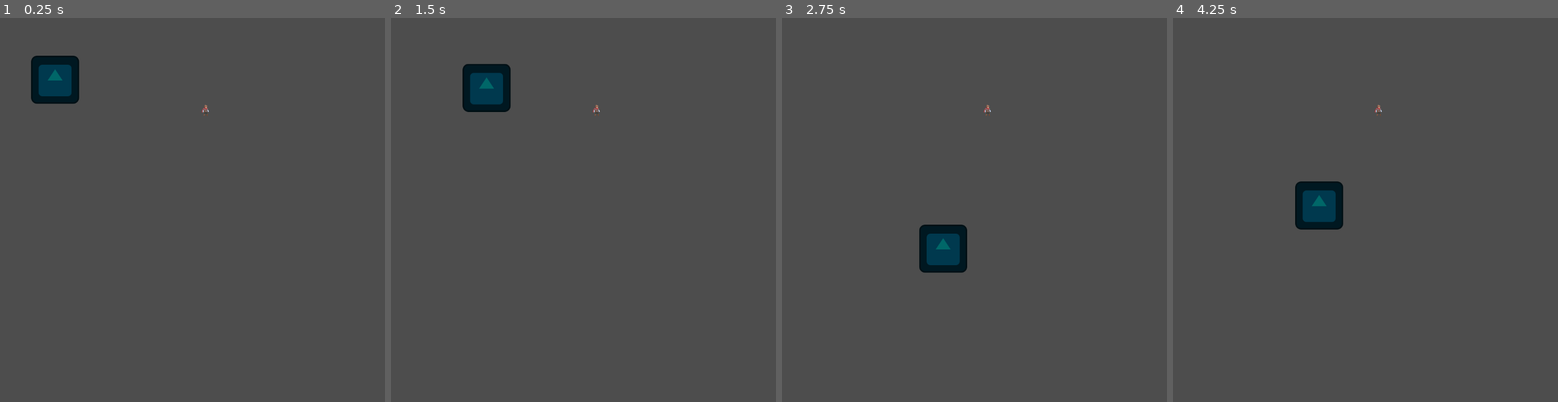
Above: before the commit, frames 1-4 (left to right).
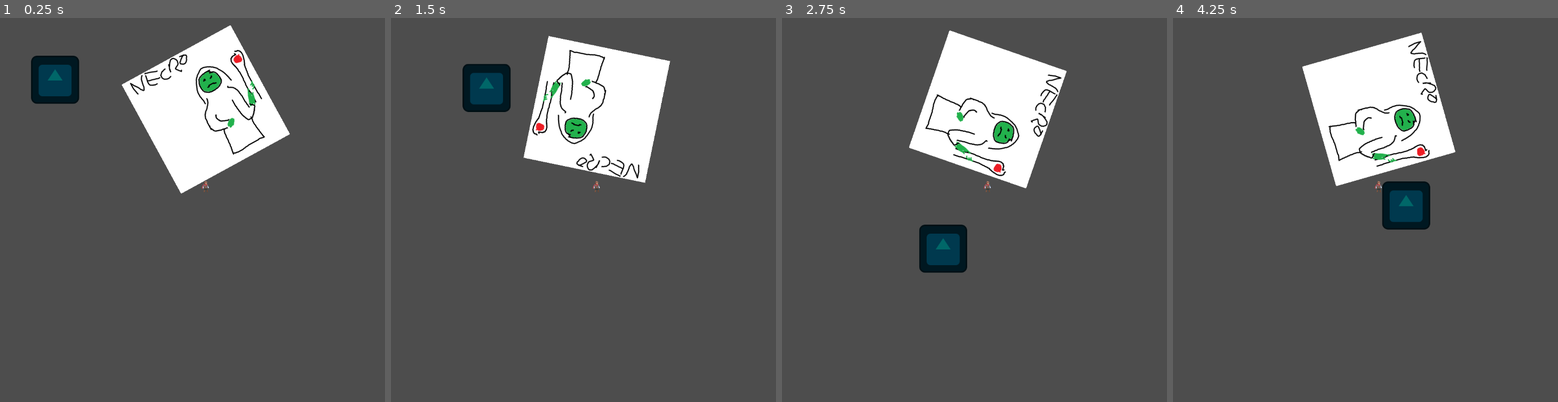
Above: after the commit, the same moments.

Repository: TyGuy54/GMTK-Jam
Game: Godot game, scene res://Scenes/main.tscn
Two runs of this game, one before a commit and one after it. Both use one fixed random seed, a clock stepped at 60 frames per second and the inputs below. The engine's default icon, where the game draws it, is replaced by a stand-in: a white triangle on a blue panel in a dark square.
Inputs:
- Up to frame 1 (0.25 s): no input
- Up to frame 2 (1.5 s): hold Right (ui_right) 0.53-1.28 s; hold Down (ui_down) from 1.28 s (still down)
- Up to frame 3 (2.75 s): release Down (ui_down) at 2.03 s; hold Right (ui_right) from 2.03 s (still down)
- Up to frame 4 (4.25 s): release Right (ui_right) at 2.78 s; hold Up (ui_up) 2.78-3.53 s; hold Left (ui_left) from 3.53 s (still down)

The runs differ from the first frame. In frame 1, 10% of the frame differs, in the area x 31-76%, y 1-46%; in frame 2, 10%; in frame 3, 10%; in frame 4, 13%, in the area x 31-74%, y 3-56%.
Error before the commit: Invalid access to property or key 'global_position' on a base object of type 'null instance'. (res://Scripts/Nector/nector.gd:13)

Commit message:
Resolving issues...hopefully

Diff:
--- a/Scenes/Nector/Nector.tscn
+++ b/Scenes/Nector/Nector.tscn
@@ -1,6 +1,7 @@
-[gd_scene load_steps=3 format=3 uid="uid://dug0txk7tb52l"]
+[gd_scene load_steps=4 format=3 uid="uid://dug0txk7tb52l"]
 
 [ext_resource type="Script" path="res://Scripts/Nector/nector.gd" id="1_qgphm"]
+[ext_resource type="Texture2D" uid="uid://dfev52nhkl7th" path="res://Assets/necro.png" id="2_w2udb"]
 
 [sub_resource type="RectangleShape2D" id="RectangleShape2D_petkr"]
 size = Vector2(462, 394)
@@ -10,6 +11,7 @@
 speed = 300
 
 [node name="Sprite2D" type="Sprite2D" parent="."]
+texture = ExtResource("2_w2udb")
 
 [node name="CollisionShape2D" type="CollisionShape2D" parent="."]
 position = Vector2(0, -4)
--- a/Scripts/Nector/nector.gd
+++ b/Scripts/Nector/nector.gd
@@ -1,7 +1,8 @@
 extends Actor
 
 var rotation_speed = 2.0
-@onready var player = $"res://Scenes/Player"
+
+@onready var player = get_parent().get_node("player")
 
 func _physics_process(delta: float) -> void:
 	rotate_to_target(player, delta)
--- a/Scripts/Protags/protag.gd
+++ b/Scripts/Protags/protag.gd
@@ -1,10 +1,10 @@
 extends Actor
 
-@onready var target = $"../Nector"
+@onready var target = get_parent().get_node("nector")
 
-func _physics_process(delta):
+func _physics_process(_delta):
 	advance_on_necro()
 
 func advance_on_necro():
-	var direction = (target.global_position - global_position).normalized()
+	var _direction = (target.global_position - global_position).normalized()
 	move_and_slide()
Not shown, added: Scenes/mai836B.tmp
Not shown, added: Scenes/maiAB3A.tmp
